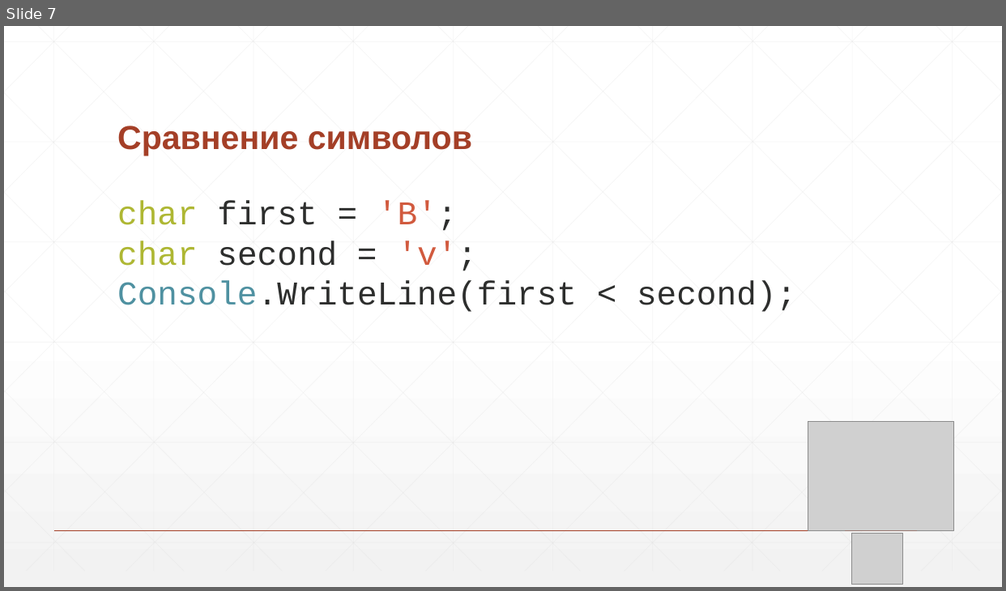
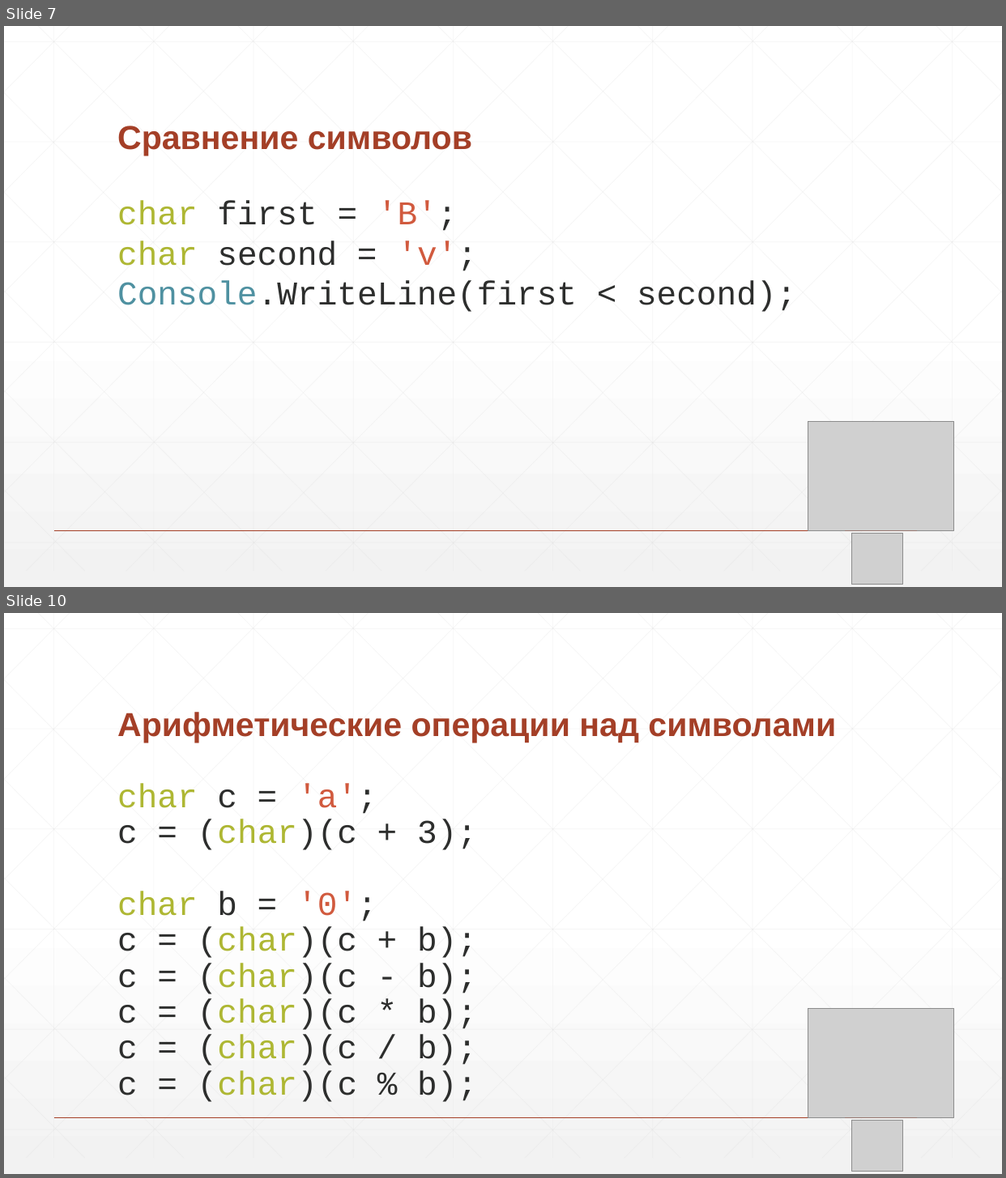
Before and after one commit to nVinz/CSharp-Course, a slide deck: 5 - Строки и символы.pptx. Shown one above the other, each under a label of ours: slide 7 before the commit, slides 7 and 10 after it; the slides between them are not shown. The pictures are 1006x591 and 1006x1178 pixels, drawn with LibreOffice and Linux fonts; fonts in the diff are those of the drawing; grey boxes stand for pictures. Boxes give left, top, right and bottom in pixels: in the first picture for what was removed or moved away, otherwise in the second. Text is boxed around its words. In the diff, an @@ line names an element or a change of style, - is before the commit and + after.

```diff
--- a/5 - Строки и символы.pptx
+++ b/5 - Строки и символы.pptx
@@ slide 10 added at bbox=[4, 613, 1002, 1174], background gradient #FFFFFF to #F2F2F2; not listed: 47 template elements that a slide beside it also shows @@
@@ title added at bbox=[117, 712, 836, 743], 32 pt, text #A43F27, bold @@
+Арифметические операции над символами
@@ text added at bbox=[117, 783, 477, 1102], 32 pt, text #2D2E2D @@
+char c = 'а';
+c = (char)(c + 3);
+char b = '0';
+c = (char)(c + b);
+c = (char)(c - b);
+c = (char)(c * b);
+c = (char)(c / b);
+c = (char)(c % b);
@@ picture added at bbox=[808, 1009, 953, 1118] @@
@@ picture added at bbox=[851, 1121, 902, 1171] @@
```
Also in this commit, not shown: 24 other slides added, 27 slides removed, 3 other files.
